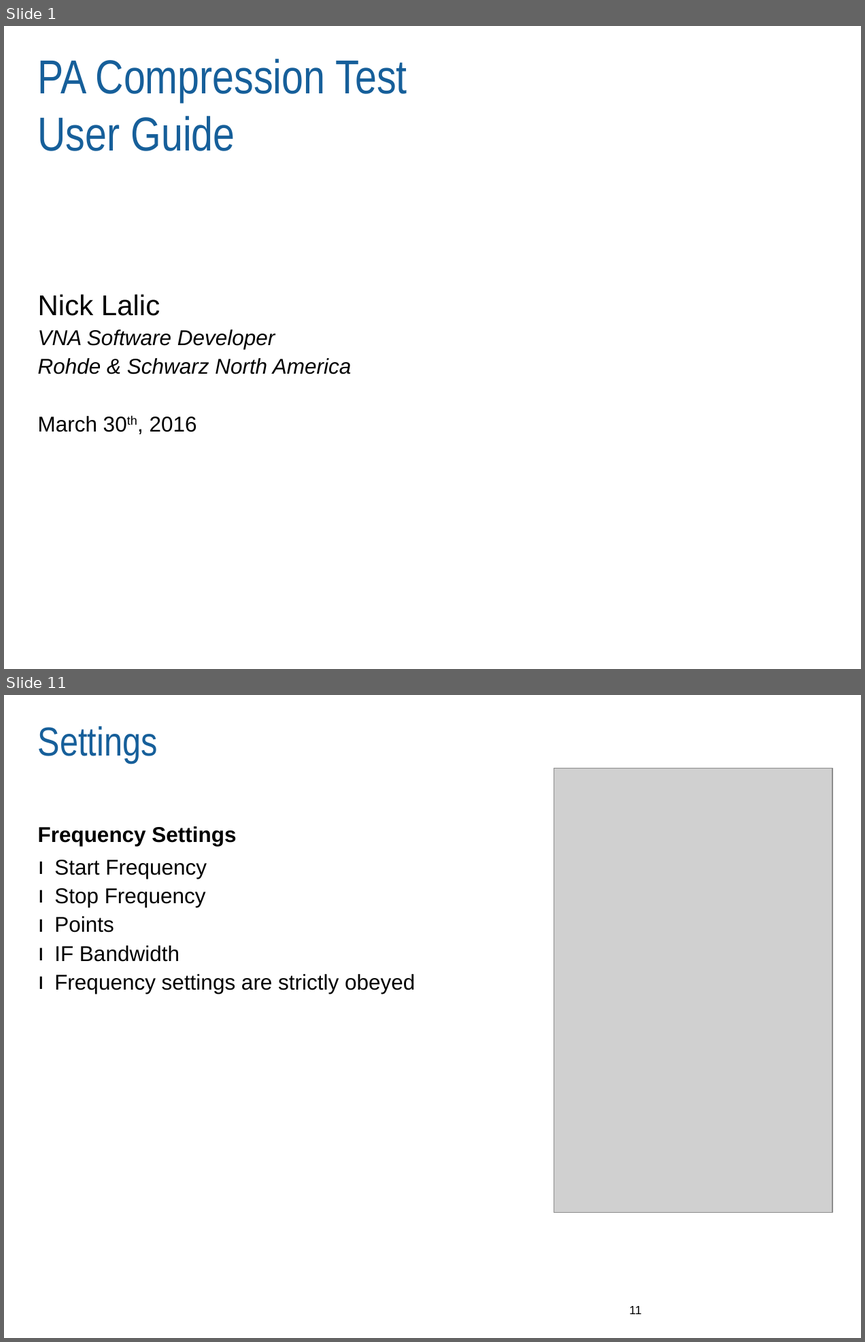
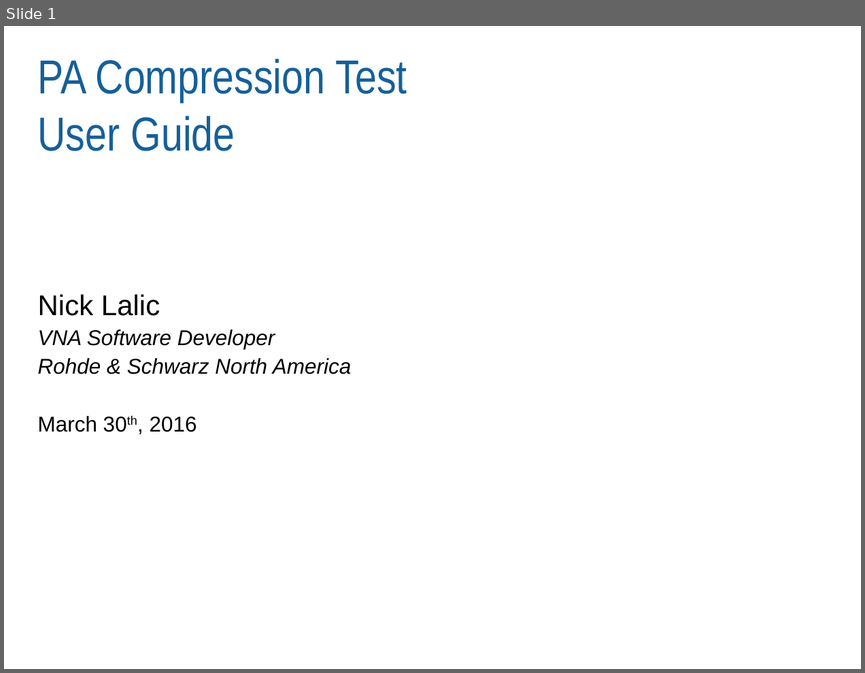
Before and after one commit to Terrabits/PACompressionTest, a slide deck: Documentation/User manual/MACOM RI Pulsed RF Application Note.pptx. Shown one above the other, each under a label of ours: slides 1 and 11 before the commit, slide 1 after it; the slides between them are not shown. The pictures are 865x1342 and 865x673 pixels, drawn with LibreOffice and Linux fonts; fonts in the diff are those of the drawing; grey boxes stand for pictures; background and template pictures are left out. Boxes give left, top, right and bottom in pixels: in the first picture for what was removed or moved away, otherwise in the second. Text is boxed around its words. In the diff, an @@ line names an element or a change of style, - is before the commit and + after.

```diff
--- a/Documentation/User manual/MACOM RI Pulsed RF Application Note.pptx
+++ b/Documentation/User manual/MACOM RI Pulsed RF Application Note.pptx
@@ slide 11 removed at [4, 695, 861, 1338], background #FFFFFF @@
@@ title removed at [38, 726, 158, 762] @@
-Settings
@@ picture removed at [554, 768, 832, 1212] @@
@@ text removed at [38, 826, 236, 846] @@
-Frequency Settings
@@ text removed at [54, 860, 415, 994] @@
-ı Start Frequency
-ı Stop Frequency
-ı Points
-ı IF Bandwidth
-ı Frequency settings are strictly obeyed
@@ page number removed at [629, 1306, 641, 1314] @@
-11
```
Also in this commit, not shown: 3 slides changed, 1 slide added, 18 other slides removed.
